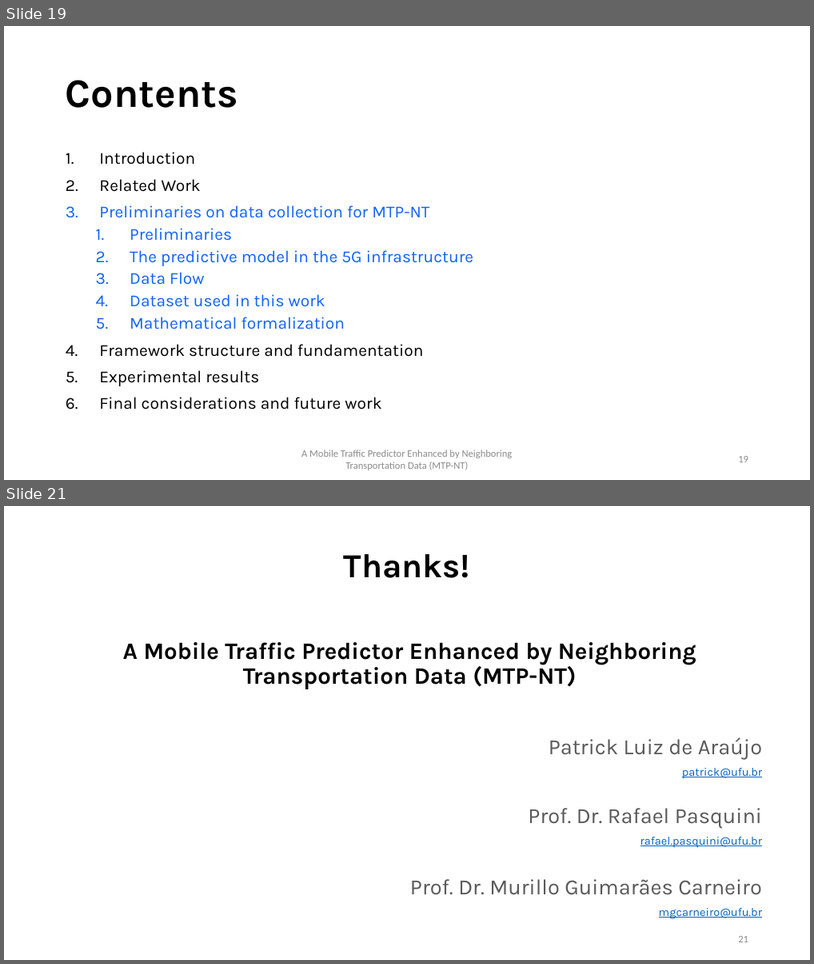
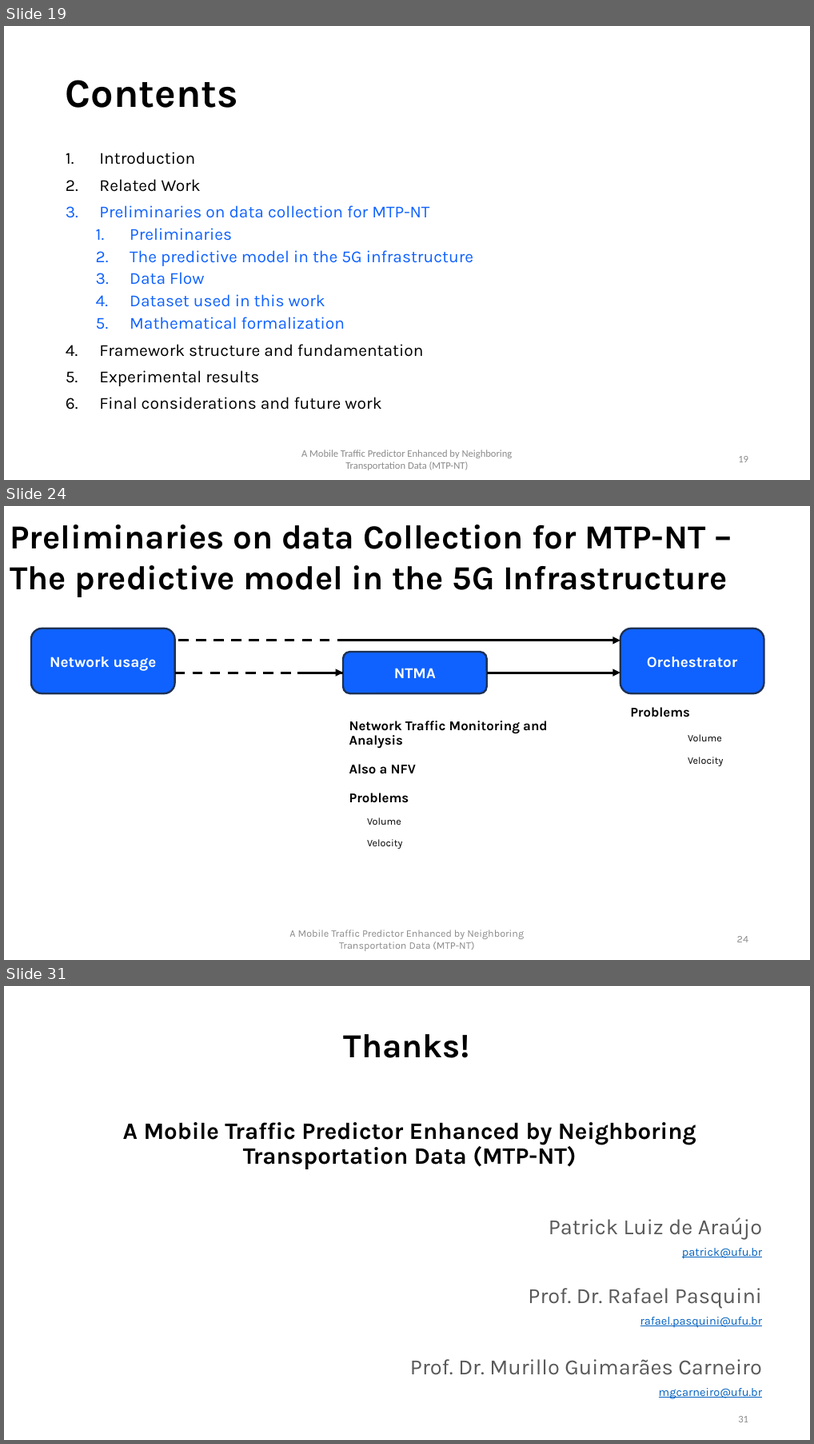
Before and after one commit to PatrickLdA/milan-telecom-analysis, a slide deck: defesa.pptx. Shown one above the other, each under a label of ours: slides 19 and 21 before the commit, slides 19, 24 and 31 after it; the slides between them are not shown. The pictures are 814x964 and 814x1444 pixels, drawn with LibreOffice and Linux fonts; fonts in the diff are those of the drawing. Boxes give left, top, right and bottom in pixels: in the first picture for what was removed or moved away, otherwise in the second. Text is boxed around its words. In the diff, an @@ line names an element or a change of style, - is before the commit and + after.

```diff
--- a/defesa.pptx
+++ b/defesa.pptx
@@ slide 24 added at (4, 506, 810, 960), background #FFFFFF @@
@@ text added at (10, 524, 727, 597), 40 pt, text #000000, bold @@
+Preliminaries on data Collection for MTP-NT – The predictive model in the 5G Infrastructure
@@ rounded rectangle added at (31, 628, 175, 693), fill #0F62FF, outline #1E3256 2.25 pt, 18 pt, text #FFFFFF, bold @@
+Network usage
@@ line added from (178, 640) to (347, 640), #000000 3 pt dashed @@
@@ arrow added from (338, 640) to (621, 640), #000000 3 pt @@
@@ rounded rectangle added at (621, 628, 765, 693), fill #0F62FF, outline #1E3256 2.25 pt, 18 pt, text #FFFFFF, bold @@
+Orchestrator
@@ line added from (175, 672) to (343, 672), #000000 3 pt dashed @@
@@ arrow added from (298, 672) to (343, 672), #000000 3 pt @@
@@ rounded rectangle added at (343, 652, 487, 693), fill #0F62FF, outline #1E3256 2.25 pt, 18 pt, text #FFFFFF, bold @@
+NTMA
@@ arrow added from (487, 672) to (621, 672), #000000 3 pt @@
@@ title added at (350, 720, 548, 803), 16 pt, text #000000, bold @@
+Network Traffic Monitoring and Analysis
+Also a NFV
+Problems
@@ text added at (630, 707, 690, 717), 16 pt, text #000000, bold @@
+Problems
@@ text added at (688, 734, 723, 766), 12 pt, text #000000 @@
+Volume
+Velocity
@@ text added at (367, 817, 402, 848), 12 pt, text #000000 @@
+Volume
+Velocity
@@ text added at (290, 929, 524, 951), 12 pt, text #8C8C8C @@
+A Mobile Traffic Predictor Enhanced by Neighboring Transportation Data (MTP-NT)
@@ page number added at (738, 936, 749, 942), 12 pt, text #8C8C8C @@
+24
@@ what was slide 21 is now slide 31 @@
```
Also in this commit, not shown: 1 slide changed, 9 other slides added.
